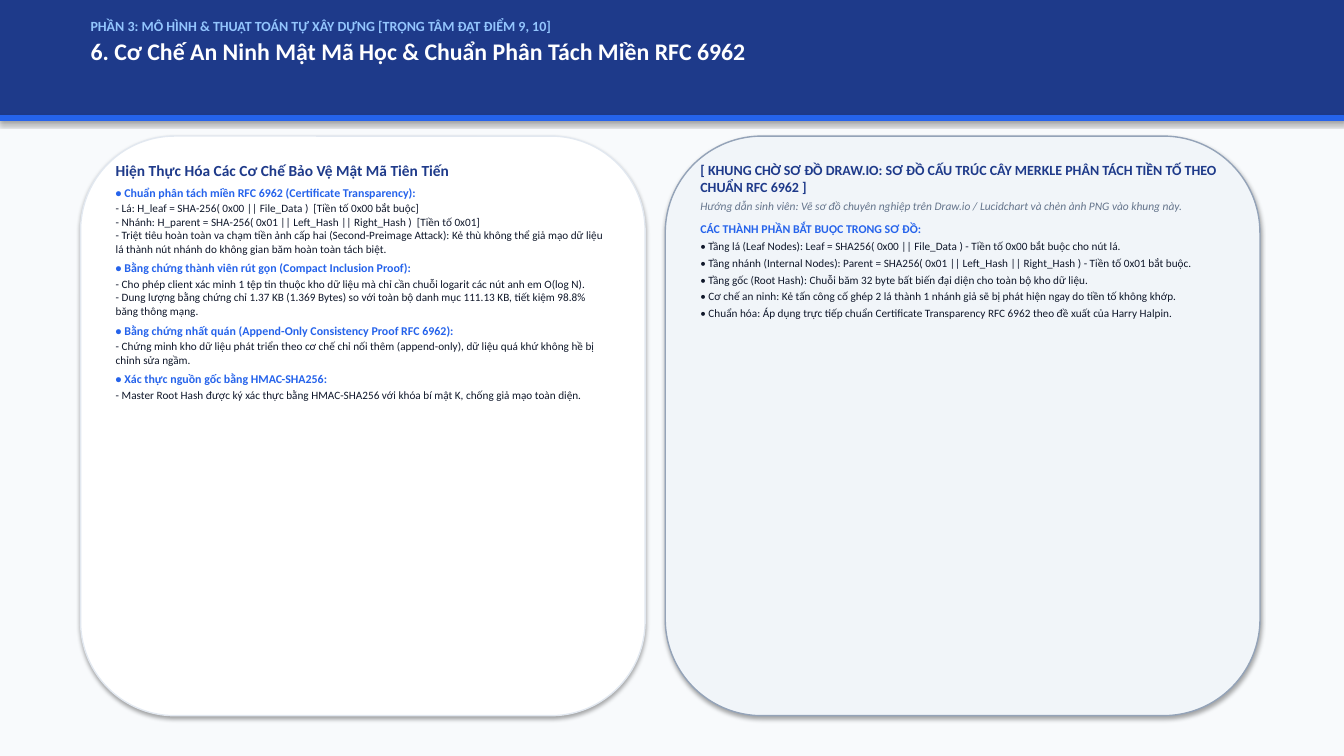
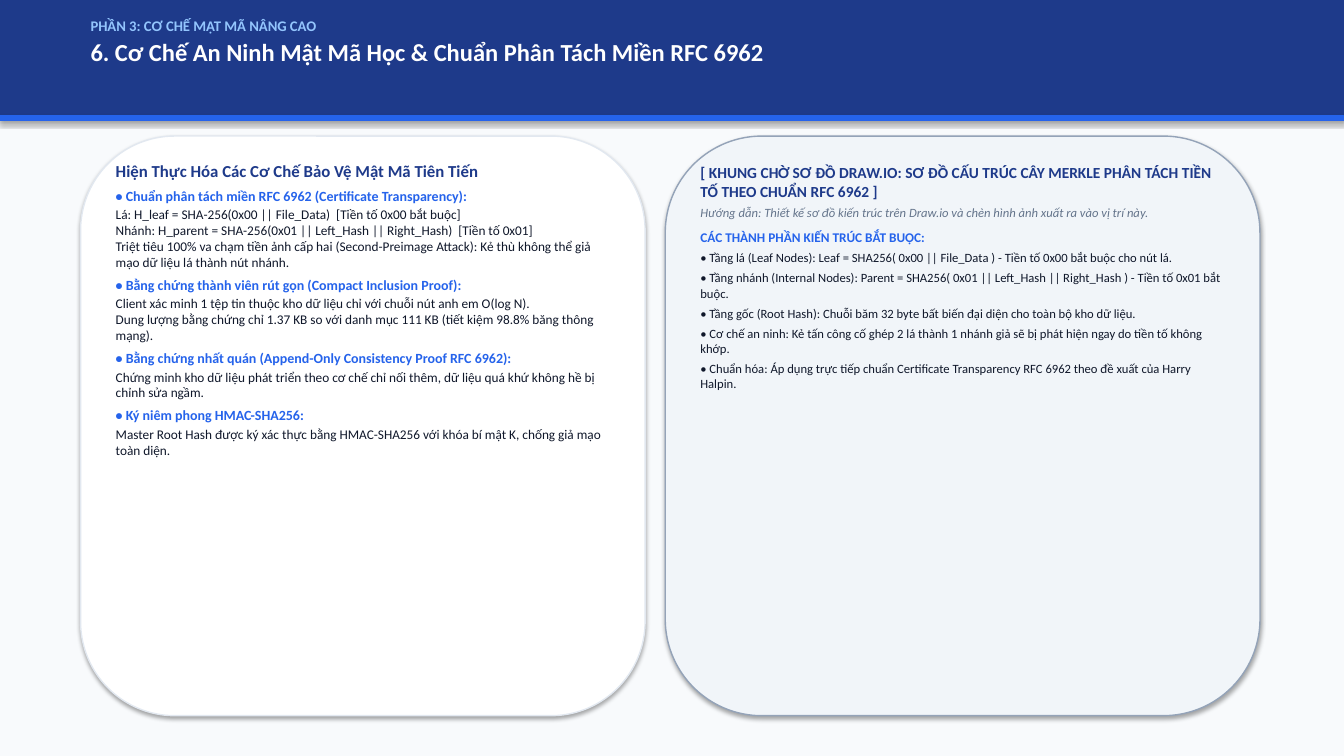
Before and after one commit to kietvo5924/ATBMHTTT_DT005_FileIntegrity, a slide deck: slide 7 of docs/Bao_Cao_Giua_Ky_DT05.pptx. Drawn at 1344x756 pixels with LibreOffice and Linux fonts; fonts in the diff are those of the drawing. Boxes give left, top, right and bottom in pixels: in the first picture for what was removed or moved away, otherwise in the second. Text is boxed around its words. In the diff, an @@ line names an element or a change of style, - is before the commit and + after.

Commit message:
style(slides,script): remove explicit grading point tags, enlarge font sizes, streamline bullet text, and integrate realistic terminal console logs

```diff
--- a/docs/Bao_Cao_Giua_Ky_DT05.pptx
+++ b/docs/Bao_Cao_Giua_Ky_DT05.pptx
@@ text at <box>91,19,316,34</box>: text changed; size 10 to 10.5 pt @@
-PHẦN 3: MÔ HÌNH & THUẬT TOÁN TỰ XÂY DỰNG [TRỌNG TÂM ĐẠT ĐIỂM 9, 10]
+PHẦN 3: CƠ CHẾ MẬT MÃ NÂNG CAO
@@ text at <box>91,42,764,66</box>: size 17 to 17.5 pt in "6. Cơ Chế An Ninh Mật Mã ..." @@
@@ text at <box>116,164,512,366</box>: size 11 to 12 pt in "Hiện Thực Hóa Các Cơ Chế Bảo ..."; size 8.5 to 10 pt in "• Chuẩn phân tách miền RFC 6962 ...", "• Bằng chứng thành viên rút gọn ...", "• Bằng chứng nhất quán (Append-Only Consistency ..." @@
@@ text at <box>700,165,1220,390</box>: size 10 to 11 pt in "[ KHUNG CHỜ SƠ ĐỒ DRAW.IO: SƠ ..."; size 8 to 9 pt in "• Tầng lá (Leaf Nodes): Leaf = ...", "• Tầng nhánh (Internal Nodes): Parent = ...", "• Tầng gốc (Root Hash): Chuỗi băm ...", "• Cơ chế an ninh: Kẻ tấn ..." and 1 more places; more space between paragraphs @@
@@ text at <box>116,208,591,270</box>: text changed; size 8 to 9.5 pt @@
-- Lá: H_leaf = SHA-256( 0x00 || File_Data ) [Tiền tố 0x00 bắt buộc]
-- Nhánh: H_parent = SHA-256( 0x01 || Left_Hash || Right_Hash ) [Tiền tố 0x01]
-- Triệt tiêu hoàn toàn va chạm tiền ảnh cấp hai (Second-Preimage Attack): Kẻ thù không thể giả mạo dữ liệu lá thành nút nhánh do không gian băm hoàn toàn tách biệt.
+Lá: H_leaf = SHA-256(0x00 || File_Data) [Tiền tố 0x00 bắt buộc]
+Nhánh: H_parent = SHA-256(0x01 || Left_Hash || Right_Hash) [Tiền tố 0x01]
+Triệt tiêu 100% va chạm tiền ảnh cấp hai (Second-Preimage Attack): Kẻ thù không thể giả mạo dữ liệu lá thành nút nhánh.
@@ text at <box>700,207,1148,245</box>: text changed; size 8.2 to 9 pt @@
-Hướng dẫn sinh viên: Vẽ sơ đồ chuyên nghiệp trên Draw.io / Lucidchart và chèn ảnh PNG vào khung này.
-CÁC THÀNH PHẦN BẮT BUỘC TRONG SƠ ĐỒ:
+Hướng dẫn: Thiết kế sơ đồ kiến trúc trên Draw.io và chèn hình ảnh xuất ra vào vị trí này.
+CÁC THÀNH PHẦN KIẾN TRÚC BẮT BUỘC:
@@ text at <box>116,297,594,343</box>: text changed; size 8 to 9.5 pt @@
-- Cho phép client xác minh 1 tệp tin thuộc kho dữ liệu mà chỉ cần chuỗi logarit các nút anh em O(log N).
-- Dung lượng bằng chứng chỉ 1.37 KB (1.369 Bytes) so với toàn bộ danh mục 111.13 KB, tiết kiệm 98.8% băng thông mạng.
+Client xác minh 1 tệp tin thuộc kho dữ liệu chỉ với chuỗi nút anh em O(log N).
+Dung lượng bằng chứng chỉ 1.37 KB so với danh mục 111 KB (tiết kiệm 98.8% băng thông mạng).
@@ text at <box>116,371,601,457</box>: text changed; size 8 to 9.5 pt @@
-- Chứng minh kho dữ liệu phát triển theo cơ chế chỉ nối thêm (append-only), dữ liệu quá khứ không hề bị chỉnh sửa ngầm.
-• Xác thực nguồn gốc bằng HMAC-SHA256:
-- Master Root Hash được ký xác thực bằng HMAC-SHA256 với khóa bí mật K, chống giả mạo toàn diện.
+Chứng minh kho dữ liệu phát triển theo cơ chế chỉ nối thêm, dữ liệu quá khứ không hề bị chỉnh sửa ngầm.
+• Ký niêm phong HMAC-SHA256:
+Master Root Hash được ký xác thực bằng HMAC-SHA256 với khóa bí mật K, chống giả mạo toàn diện.
```
Also in this commit, not shown: 15 other slides changed, 3 other files.
